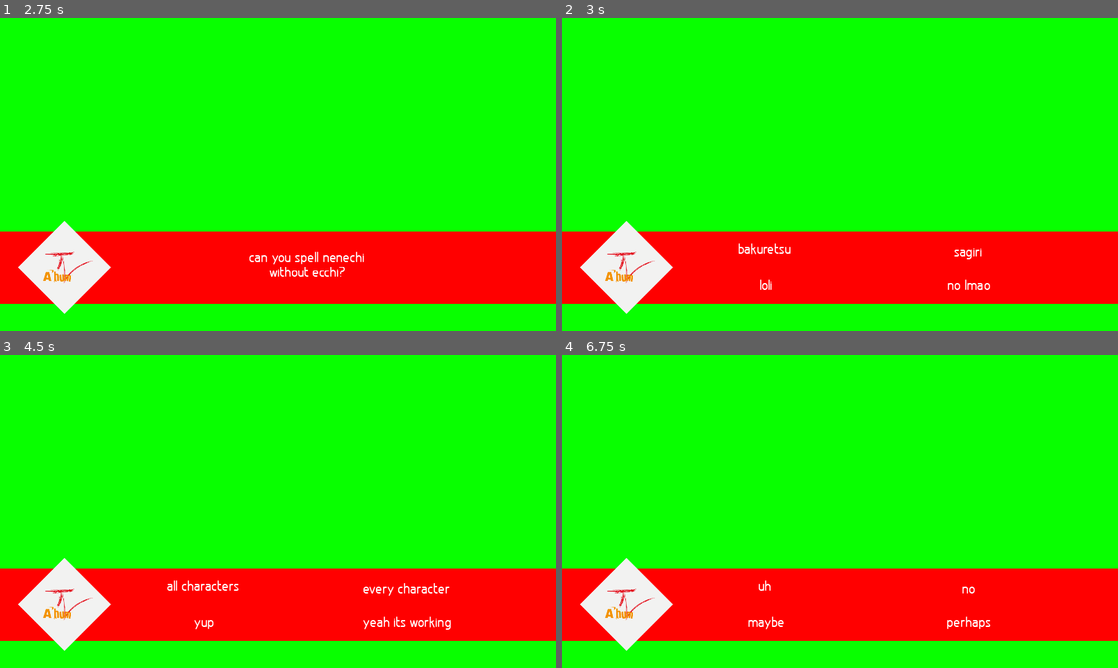
Above: before the commit, frames 1-4 (two rows, left to right).
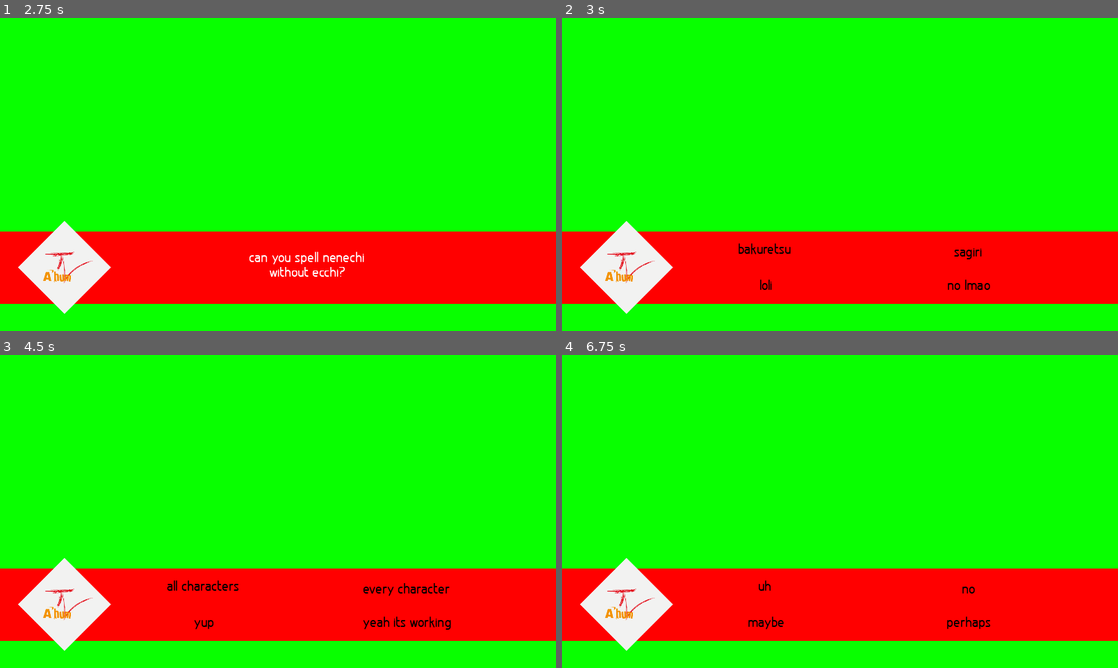
Above: after the commit, the same moments.

Repository: Frain-Breeze/KK-ONC
Game: Godot game, scene res://scenes/main.tscn
Same seed, same stepped clock (60 frames per second), same inputs: the game is played once before the commit and once after it.
Inputs:
- Up to frame 1 (2.75 s): tap Enter at 0.5, 2 s; tap 1 (team1_button1) at 0.6 s; tap 2 (team1_button2) at 0.8, 1.35 s; tap Space (advance) at 1.25 s; tap 3 (team1_button3) at 1.55, 2.1 s; tap 4 (team1_button4) at 2.3 s
- Up to frame 2 (3 s): tap Space (advance) at 2.75 s; tap 4 (team1_button4) at 2.85 s
- Up to frame 3 (4.5 s): tap Q (team2_button1) at 3.05, 3.6 s; tap Enter at 3.5 s; tap W (team2_button2) at 3.8, 4.35 s; tap Space (advance) at 4.25 s
- Up to frame 4 (6.75 s): tap E (team2_button3) at 4.55, 5.1 s; tap R (team2_button4) at 5.3, 5.85 s; tap 1 (team1_button1) at 6.05 s; tap Space (advance) at 6.6 s

Frame 1 is identical in both runs. In frame 2, 0.3% of the frame differs, in the area x 31-77%, y 72-87%; in frame 3, 0.6%, in the area x 30-82%, y 72-88%; in frame 4, 0.3%.

Commit message:
gonna fix soon

Diff:
--- a/scenes/UI.tscn
+++ b/scenes/UI.tscn
@@ -7,6 +7,7 @@
 [node name="UI" type="CanvasLayer"]
 
 [node name="questions" type="Control" parent="."]
+editor/display_folded = true
 anchor_right = 1.0
 anchor_bottom = 1.0
 __meta__ = {
--- a/scripts/main.gd
+++ b/scripts/main.gd
@@ -110,9 +110,13 @@
 	$UI/questions/question/text.text = ""
 	$UI/questions/resquestion/text.text = ""
 	$UI/questions/answer1/text.text = ""
+	$UI/questions/answer1/text.modulate = Color(0.0, 0.0, 0.0)
 	$UI/questions/answer2/text.text = ""
+	$UI/questions/answer2/text.modulate = Color(0.0, 0.0, 0.0)
 	$UI/questions/answer3/text.text = ""
+	$UI/questions/answer3/text.modulate = Color(0.0, 0.0, 0.0)
 	$UI/questions/answer4/text.text = ""
+	$UI/questions/answer4/text.modulate = Color(0.0, 0.0, 0.0)
 
 func update_labels():
 
@@ -133,15 +137,16 @@
 		$UI/questions/answer3/text.text = "score team 2: "+str(scT2)
 	elif(currMode == MODE.SHOWANSWERS):
 		clear_all()
-		var CA = content[currentRound].questions[currentQuestion%content[currentRound].questions.size()].correctAnswer
-		if CA == 1:
-			$UI/questions/resquestion/text.text = content[currentRound].questions[currentQuestion].answer1
-		elif CA == 2:
-			$UI/questions/resquestion/text.text = content[currentRound].questions[currentQuestion].answer2
-		elif CA == 3:
-			$UI/questions/resquestion/text.text = content[currentRound].questions[currentQuestion].answer3
-		elif CA == 4:
-			$UI/questions/resquestion/text.text = content[currentRound].questions[currentQuestion].answer4
+#		var CA = content[currentRound].questions[currentQuestion%content[currentRound].questions.size()].correctAnswer
+#		if CA == 1:
+#			$UI/questions/resquestion/text.text = content[currentRound].questions[currentQuestion].answer1
+#		elif CA == 2:
+#			$UI/questions/resquestion/text.text = content[currentRound].questions[currentQuestion].answer2
+#		elif CA == 3:
+#			$UI/questions/resquestion/text.text = content[currentRound].questions[currentQuestion].answer3
+#		elif CA == 4:
+#			$UI/questions/resquestion/text.text = content[currentRound].questions[currentQuestion].answer4
+		$UI/questions/resquestion/text.text = content[currentRound].questions[currentQuestion].question
 
 		$UI/questions/answer1/text.text = "team 1:"
 		$UI/questions/answer2/text.text = "team 2:"
@@ -186,7 +191,7 @@
 	print("team " + str(team) + " has incorrectly answered the question")
 	if(team == 1):
 		content[currentRound].questions[currentQuestion%content[currentRound].questions.size()].t1ans = answer
-	if(team == 2):
+	elif(team == 2):
 		content[currentRound].questions[currentQuestion%content[currentRound].questions.size()].t2ans = answer
 
 func answer_correct(team, answer):
@@ -207,58 +212,49 @@
 
 	if currMode == MODE.ANSWER:
 		var CA = content[currentRound].questions[currentQuestion%content[currentRound].questions.size()].correctAnswer
-		var CAS = ""
 		var CQ = content[currentRound].questions[currentQuestion]
-		if CA == 1:
-			CAS = CQ.answer1
-		elif CA == 2:
-			CAS = CQ.answer2
-		elif CA == 3:
-			CAS = CQ.answer3
-		elif CA == 4:
-			CAS = CQ.answer4
 
 		if Input.is_action_just_pressed("team1_button1"):
 			if CA == 1:
-				answer_correct(1, CAS)
-			else:
-				answer_false(1, CAS)
+				answer_correct(1, content[currentRound].questions[currentQuestion].answer1)
+			else:
+				answer_false(1, content[currentRound].questions[currentQuestion].answer1)
 		elif Input.is_action_just_pressed("team1_button2"):
 			if CA == 2:
-				answer_correct(1, CAS)
-			else:
-				answer_false(1, CAS)
+				answer_correct(1, content[currentRound].questions[currentQuestion].answer2)
+			else:
+				answer_false(1, content[currentRound].questions[currentQuestion].answer2)
 		elif Input.is_action_just_pressed("team1_button3"):
 			if CA == 3:
-				answer_correct(1, CAS)
-			else:
-				answer_false(1, CAS)
+				answer_correct(1, content[currentRound].questions[currentQuestion].answer3)
+			else:
+				answer_false(1, content[currentRound].questions[currentQuestion].answer3)
 		elif Input.is_action_just_pressed("team1_button4"):
 			if CA == 4:
-				answer_correct(1, CAS)
-			else:
-				answer_false(1, CAS)
+				answer_correct(1, content[currentRound].questions[currentQuestion].answer4)
+			else:
+				answer_false(1, content[currentRound].questions[currentQuestion].answer4)
 
 		elif Input.is_action_just_pressed("team2_button1"):
 			if CA == 1:
-				answer_correct(2, CAS)
-			else:
-				answer_false(2, CAS)
+				answer_correct(2, content[currentRound].questions[currentQuestion].answer1)
+			else:
+				answer_false(2, content[currentRound].questions[currentQuestion].answer1)
 		elif Input.is_action_just_pressed("team2_button2"):
 			if CA == 2:
-				answer_correct(2, CAS)
-			else:
-				answer_false(2, CAS)
+				answer_correct(2, content[currentRound].questions[currentQuestion].answer2)
+			else:
+				answer_false(2, content[currentRound].questions[currentQuestion].answer2)
 		elif Input.is_action_just_pressed("team2_button3"):
 			if CA == 3:
-				answer_correct(2, CAS)
-			else:
-				answer_false(2, CAS)
+				answer_correct(2, content[currentRound].questions[currentQuestion].answer3)
+			else:
+				answer_false(2, content[currentRound].questions[currentQuestion].answer3)
 		elif Input.is_action_just_pressed("team2_button4"):
 			if CA == 4:
-				answer_correct(2, CAS)
-			else:
-				answer_false(2, CAS)
+				answer_correct(2, content[currentRound].questions[currentQuestion].answer4)
+			else:
+				answer_false(2, content[currentRound].questions[currentQuestion].answer4)
 
 	if Input.is_action_just_pressed("advance"):
 		if(currMode == MODE.STARTSCREEN):
